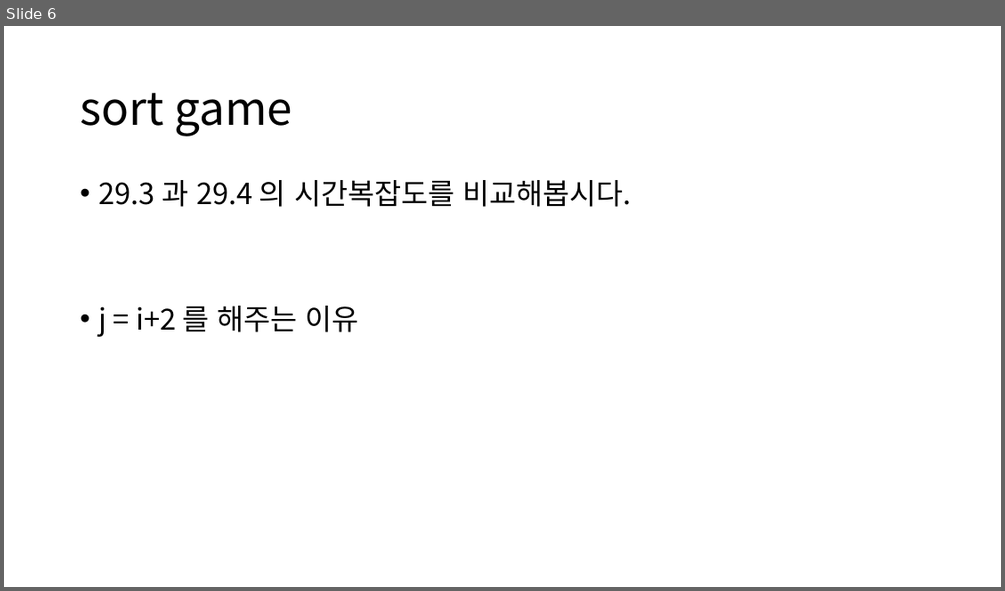
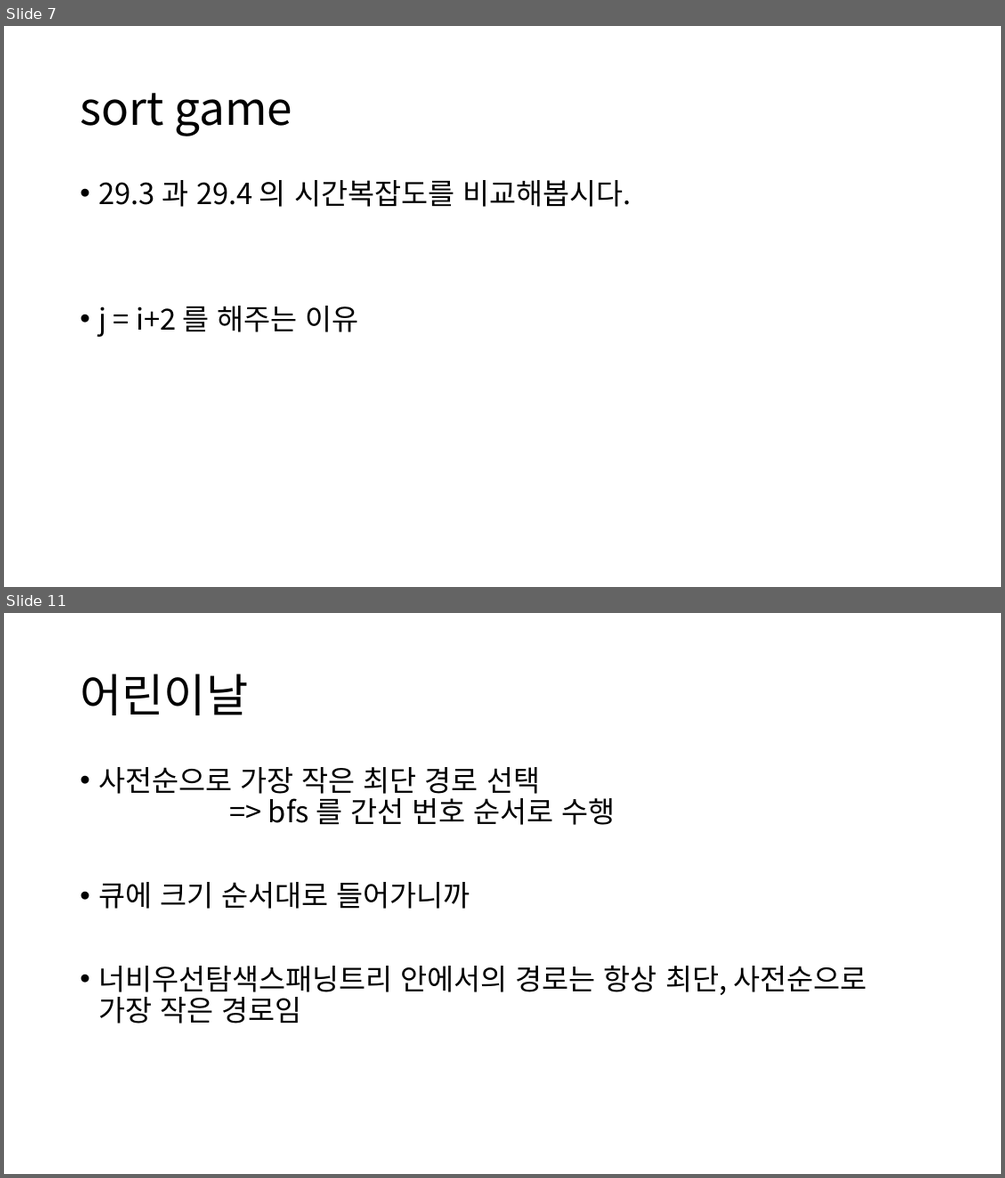
Before and after one commit to ALGOSOPT/algosopt, a slide deck: Chapter29/bfs.pptx. Shown one above the other, each under a label of ours: slide 6 before the commit, slides 7 and 11 after it; the slides between them are not shown. The pictures are 1005x591 and 1005x1178 pixels, drawn with LibreOffice and Linux fonts; fonts in the diff are those of the drawing. Boxes give left, top, right and bottom in pixels: in the first picture for what was removed or moved away, otherwise in the second. Text is boxed around its words. In the diff, an @@ line names an element or a change of style, - is before the commit and + after.

```diff
--- a/Chapter29/bfs.pptx
+++ b/Chapter29/bfs.pptx
@@ slide 11 added at [4, 613, 1001, 1174], background #FFFFFF @@
@@ title added at [80, 674, 248, 715], 44 pt, text #000000 @@
+어린이날
@@ text added at [98, 767, 867, 1023], 28 pt, text #000000 @@
+• 사전순으로 가장 작은 최단 경로 선택
+  => bfs 를 간선 번호 순서로 수행
+• 큐에 크기 순서대로 들어가니까
+• 너비우선탐색스패닝트리 안에서의 경로는 항상 최단, 사전순으로 가장 작은 경로임
@@ what was slide 6 is now slide 7 @@
```
Also in this commit, not shown: 2 slides changed, 7 other slides added, 1 slide removed.
